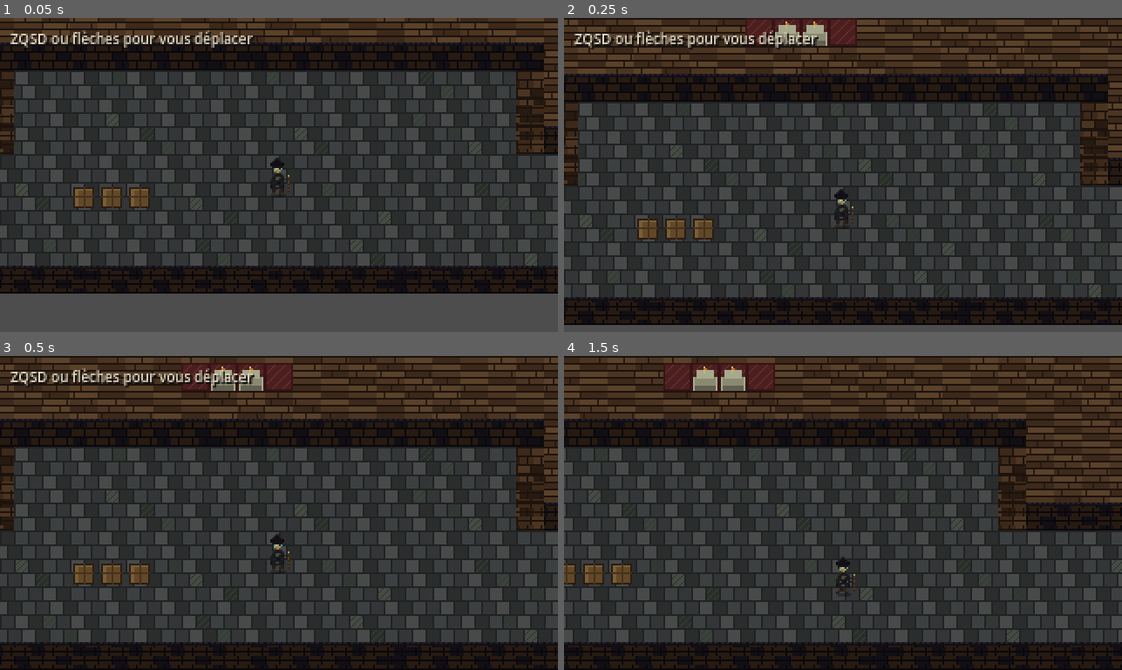
Above: before the commit, frames 1-4 (two rows, left to right).
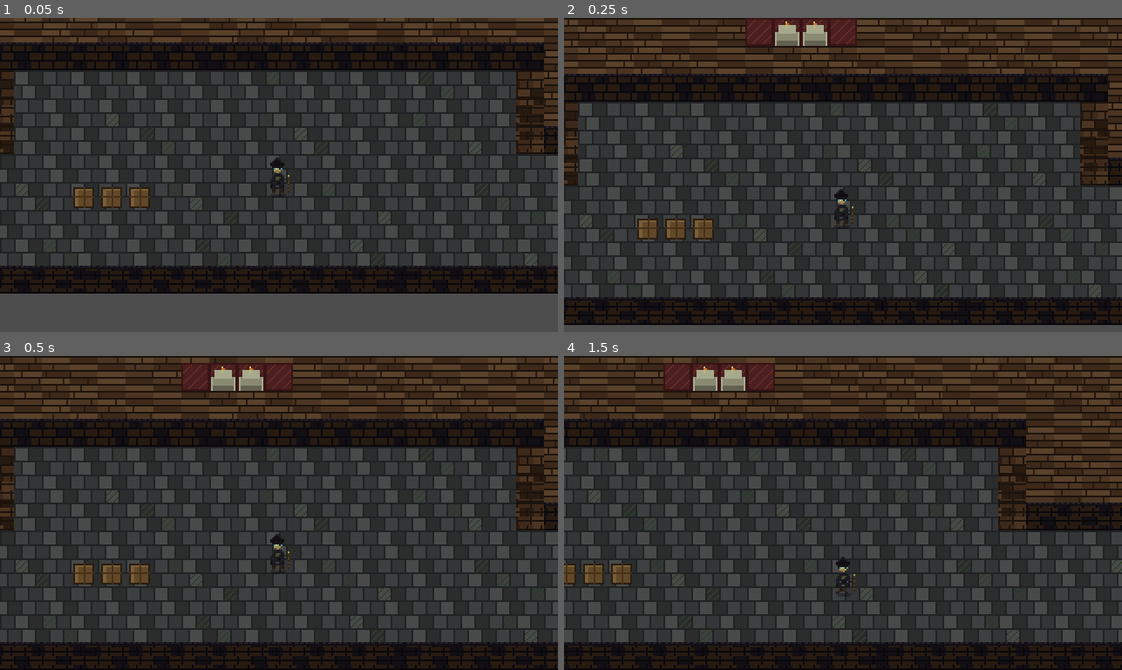
Above: after the commit, the same moments.

Repository: gbersac/2d-game
Game: Godot game, scene res://scenes/world.tscn
Two runs of this game, one before a commit and one after it. Both use one fixed random seed, a clock stepped at 60 frames per second and the inputs below.
Inputs:
- Up to frame 1 (0.05 s): no input
- Up to frame 2 (0.25 s): no input
- Up to frame 3 (0.5 s): no input
- Up to frame 4 (1.5 s): hold D (move_right) 0.53-1.28 s; hold S (move_down) from 1.28 s (still down)

The runs differ from the first frame. In frame 1, 1.0% of the frame differs, in the area x 1-46%, y 3-10%; in frame 2, 1.2%; in frame 3, 1.2%; in frame 4, nothing differs.

Commit message:
remove hint

Diff:
--- a/scenes/world.tscn
+++ b/scenes/world.tscn
@@ -1,9 +1,7 @@
-; Generated by tools/generate_assets.py
-[gd_scene load_steps=36 format=3]
+[gd_scene format=3 uid="uid://b6k4hbq3p6aoo"]
 
 [ext_resource type="PackedScene" path="res://scenes/player.tscn" id="1_player"]
 [ext_resource type="Texture2D" uid="uid://cjvchgir0yfm7" path="res://assets/sanctuary.png" id="2_map"]
-[ext_resource type="Script" uid="uid://m2cvgh4ektnr" path="res://scripts/world.gd" id="3_world"]
 
 [sub_resource type="RectangleShape2D" id="WallShape_1"]
 size = Vector2(736, 16)
@@ -101,171 +99,156 @@
 [sub_resource type="RectangleShape2D" id="WallShape_32"]
 size = Vector2(704, 16)
 
-[node name="World" type="Node2D"]
+[node name="World" type="Node2D" unique_id=1142992602]
 y_sort_enabled = true
-script = ExtResource("3_world")
-
-[node name="CanvasModulate" type="CanvasModulate" parent="."]
+
+[node name="CanvasModulate" type="CanvasModulate" parent="." unique_id=1182860222]
 color = Color(0.82, 0.86, 0.78, 1)
 
-[node name="Sanctuary" type="Sprite2D" parent="."]
+[node name="Sanctuary" type="Sprite2D" parent="." unique_id=1380339388]
+z_index = -10
 texture_filter = 1
-z_index = -10
 texture = ExtResource("2_map")
 centered = false
 
-[node name="Walls" type="StaticBody2D" parent="."]
-
-[node name="Wall1" type="CollisionShape2D" parent="Walls"]
-position = Vector2(368.0, 8.0)
+[node name="Walls" type="StaticBody2D" parent="." unique_id=1574874741]
+
+[node name="Wall1" type="CollisionShape2D" parent="Walls" unique_id=1923268180]
+position = Vector2(368, 8)
 shape = SubResource("WallShape_1")
 
-[node name="Wall2" type="CollisionShape2D" parent="Walls"]
-position = Vector2(8.0, 192.0)
+[node name="Wall2" type="CollisionShape2D" parent="Walls" unique_id=75969332]
+position = Vector2(8, 192)
 shape = SubResource("WallShape_2")
 
-[node name="Wall3" type="CollisionShape2D" parent="Walls"]
-position = Vector2(728.0, 192.0)
+[node name="Wall3" type="CollisionShape2D" parent="Walls" unique_id=938714779]
+position = Vector2(728, 192)
 shape = SubResource("WallShape_3")
 
-[node name="Wall4" type="CollisionShape2D" parent="Walls"]
-position = Vector2(160.0, 56.0)
+[node name="Wall4" type="CollisionShape2D" parent="Walls" unique_id=1660458608]
+position = Vector2(160, 56)
 shape = SubResource("WallShape_4")
 
-[node name="Wall5" type="CollisionShape2D" parent="Walls"]
-position = Vector2(576.0, 56.0)
+[node name="Wall5" type="CollisionShape2D" parent="Walls" unique_id=1964688218]
+position = Vector2(576, 56)
 shape = SubResource("WallShape_5")
 
-[node name="Wall6" type="CollisionShape2D" parent="Walls"]
-position = Vector2(56.0, 96.0)
+[node name="Wall6" type="CollisionShape2D" parent="Walls" unique_id=846611723]
+position = Vector2(56, 96)
 shape = SubResource("WallShape_6")
 
-[node name="Wall7" type="CollisionShape2D" parent="Walls"]
-position = Vector2(264.0, 96.0)
+[node name="Wall7" type="CollisionShape2D" parent="Walls" unique_id=221349341]
+position = Vector2(264, 96)
 shape = SubResource("WallShape_7")
 
-[node name="Wall8" type="CollisionShape2D" parent="Walls"]
-position = Vector2(472.0, 96.0)
+[node name="Wall8" type="CollisionShape2D" parent="Walls" unique_id=1081939328]
+position = Vector2(472, 96)
 shape = SubResource("WallShape_8")
 
-[node name="Wall9" type="CollisionShape2D" parent="Walls"]
-position = Vector2(680.0, 96.0)
+[node name="Wall9" type="CollisionShape2D" parent="Walls" unique_id=1809038258]
+position = Vector2(680, 96)
 shape = SubResource("WallShape_9")
 
-[node name="Wall10" type="CollisionShape2D" parent="Walls"]
-position = Vector2(112.0, 88.0)
+[node name="Wall10" type="CollisionShape2D" parent="Walls" unique_id=1782790301]
+position = Vector2(112, 88)
 shape = SubResource("WallShape_10")
 
-[node name="Wall11" type="CollisionShape2D" parent="Walls"]
-position = Vector2(208.0, 88.0)
+[node name="Wall11" type="CollisionShape2D" parent="Walls" unique_id=287382630]
+position = Vector2(208, 88)
 shape = SubResource("WallShape_11")
 
-[node name="Wall12" type="CollisionShape2D" parent="Walls"]
-position = Vector2(528.0, 88.0)
+[node name="Wall12" type="CollisionShape2D" parent="Walls" unique_id=1062854213]
+position = Vector2(528, 88)
 shape = SubResource("WallShape_12")
 
-[node name="Wall13" type="CollisionShape2D" parent="Walls"]
-position = Vector2(624.0, 88.0)
+[node name="Wall13" type="CollisionShape2D" parent="Walls" unique_id=1536040560]
+position = Vector2(624, 88)
 shape = SubResource("WallShape_13")
 
-[node name="Wall14" type="CollisionShape2D" parent="Walls"]
-position = Vector2(88.0, 120.0)
+[node name="Wall14" type="CollisionShape2D" parent="Walls" unique_id=1615424251]
+position = Vector2(88, 120)
 shape = SubResource("WallShape_14")
 
-[node name="Wall15" type="CollisionShape2D" parent="Walls"]
-position = Vector2(232.0, 120.0)
+[node name="Wall15" type="CollisionShape2D" parent="Walls" unique_id=1595262047]
+position = Vector2(232, 120)
 shape = SubResource("WallShape_15")
 
-[node name="Wall16" type="CollisionShape2D" parent="Walls"]
-position = Vector2(504.0, 120.0)
+[node name="Wall16" type="CollisionShape2D" parent="Walls" unique_id=251884171]
+position = Vector2(504, 120)
 shape = SubResource("WallShape_16")
 
-[node name="Wall17" type="CollisionShape2D" parent="Walls"]
-position = Vector2(648.0, 120.0)
+[node name="Wall17" type="CollisionShape2D" parent="Walls" unique_id=1647685548]
+position = Vector2(648, 120)
 shape = SubResource("WallShape_17")
 
-[node name="Wall18" type="CollisionShape2D" parent="Walls"]
-position = Vector2(104.0, 208.0)
+[node name="Wall18" type="CollisionShape2D" parent="Walls" unique_id=542296937]
+position = Vector2(104, 208)
 shape = SubResource("WallShape_18")
 
-[node name="Wall19" type="CollisionShape2D" parent="Walls"]
-position = Vector2(216.0, 152.0)
+[node name="Wall19" type="CollisionShape2D" parent="Walls" unique_id=479186469]
+position = Vector2(216, 152)
 shape = SubResource("WallShape_19")
 
-[node name="Wall20" type="CollisionShape2D" parent="Walls"]
-position = Vector2(520.0, 152.0)
+[node name="Wall20" type="CollisionShape2D" parent="Walls" unique_id=2007768610]
+position = Vector2(520, 152)
 shape = SubResource("WallShape_20")
 
-[node name="Wall21" type="CollisionShape2D" parent="Walls"]
-position = Vector2(632.0, 208.0)
+[node name="Wall21" type="CollisionShape2D" parent="Walls" unique_id=145798260]
+position = Vector2(632, 208)
 shape = SubResource("WallShape_21")
 
-[node name="Wall22" type="CollisionShape2D" parent="Walls"]
-position = Vector2(368.0, 160.0)
+[node name="Wall22" type="CollisionShape2D" parent="Walls" unique_id=1501019992]
+position = Vector2(368, 160)
 shape = SubResource("WallShape_22")
 
-[node name="Wall23" type="CollisionShape2D" parent="Walls"]
-position = Vector2(288.0, 168.0)
+[node name="Wall23" type="CollisionShape2D" parent="Walls" unique_id=987129337]
+position = Vector2(288, 168)
 shape = SubResource("WallShape_23")
 
-[node name="Wall24" type="CollisionShape2D" parent="Walls"]
-position = Vector2(448.0, 168.0)
+[node name="Wall24" type="CollisionShape2D" parent="Walls" unique_id=1498300930]
+position = Vector2(448, 168)
 shape = SubResource("WallShape_24")
 
-[node name="Wall25" type="CollisionShape2D" parent="Walls"]
-position = Vector2(352.0, 200.0)
+[node name="Wall25" type="CollisionShape2D" parent="Walls" unique_id=2005872669]
+position = Vector2(352, 200)
 shape = SubResource("WallShape_25")
 
-[node name="Wall26" type="CollisionShape2D" parent="Walls"]
-position = Vector2(368.0, 232.0)
+[node name="Wall26" type="CollisionShape2D" parent="Walls" unique_id=910197603]
+position = Vector2(368, 232)
 shape = SubResource("WallShape_26")
 
-[node name="Wall27" type="CollisionShape2D" parent="Walls"]
-position = Vector2(216.0, 264.0)
+[node name="Wall27" type="CollisionShape2D" parent="Walls" unique_id=1839175978]
+position = Vector2(216, 264)
 shape = SubResource("WallShape_27")
 
-[node name="Wall28" type="CollisionShape2D" parent="Walls"]
-position = Vector2(520.0, 264.0)
+[node name="Wall28" type="CollisionShape2D" parent="Walls" unique_id=1233366182]
+position = Vector2(520, 264)
 shape = SubResource("WallShape_28")
 
-[node name="Wall29" type="CollisionShape2D" parent="Walls"]
-position = Vector2(160.0, 280.0)
+[node name="Wall29" type="CollisionShape2D" parent="Walls" unique_id=243773038]
+position = Vector2(160, 280)
 shape = SubResource("WallShape_29")
 
-[node name="Wall30" type="CollisionShape2D" parent="Walls"]
-position = Vector2(576.0, 280.0)
+[node name="Wall30" type="CollisionShape2D" parent="Walls" unique_id=108202531]
+position = Vector2(576, 280)
 shape = SubResource("WallShape_30")
 
-[node name="Wall31" type="CollisionShape2D" parent="Walls"]
-position = Vector2(280.0, 312.0)
+[node name="Wall31" type="CollisionShape2D" parent="Walls" unique_id=1898705269]
+position = Vector2(280, 312)
 shape = SubResource("WallShape_31")
 
-[node name="Wall32" type="CollisionShape2D" parent="Walls"]
-position = Vector2(368.0, 360.0)
+[node name="Wall32" type="CollisionShape2D" parent="Walls" unique_id=1564865353]
+position = Vector2(368, 360)
 shape = SubResource("WallShape_32")
 
-[node name="Player" parent="." instance=ExtResource("1_player")]
+[node name="Player" parent="." unique_id=456752135 instance=ExtResource("1_player")]
 position = Vector2(376, 312)
 
-[node name="Camera2D" type="Camera2D" parent="Player"]
-position_smoothing_enabled = true
-position_smoothing_speed = 8.0
+[node name="Camera2D" type="Camera2D" parent="Player" unique_id=378592597]
 limit_left = 0
 limit_top = 0
 limit_right = 736
 limit_bottom = 368
 limit_smoothed = true
-
-[node name="CanvasLayer" type="CanvasLayer" parent="."]
-
-[node name="Hint" type="Label" parent="CanvasLayer"]
-offset_left = 6.0
-offset_top = 6.0
-offset_right = 314.0
-offset_bottom = 28.0
-theme_override_colors/font_color = Color(0.9, 0.86, 0.74, 1)
-theme_override_colors/font_shadow_color = Color(0.07, 0.06, 0.08, 1)
-theme_override_constants/shadow_offset_x = 1
-theme_override_constants/shadow_offset_y = 1
-theme_override_font_sizes/font_size = 8
-text = "ZQSD ou flèches pour vous déplacer"
+position_smoothing_enabled = true
+position_smoothing_speed = 8.0
--- a/scripts/world.gd
+++ /dev/null
@@ -1,13 +0,0 @@
-extends Node2D
-
-@onready var hint: Label = $CanvasLayer/Hint
-
-
-func _unhandled_input(event: InputEvent) -> void:
-	if (
-		event.is_action_pressed("move_left")
-		or event.is_action_pressed("move_right")
-		or event.is_action_pressed("move_up")
-		or event.is_action_pressed("move_down")
-	):
-		hint.visible = false
Not shown, removed: scripts/world.gd.uid
Not shown, changed: tools/generate_assets.py
